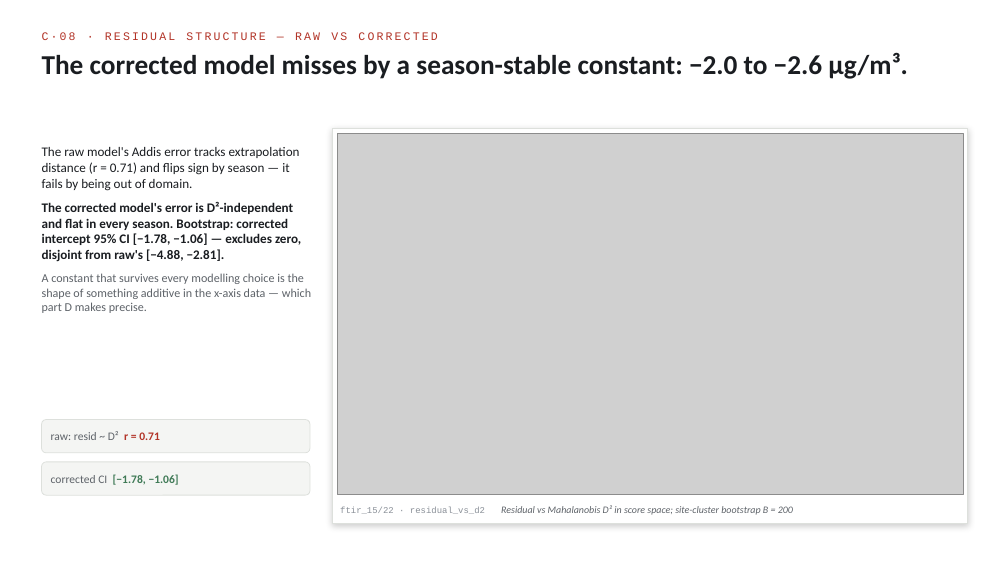
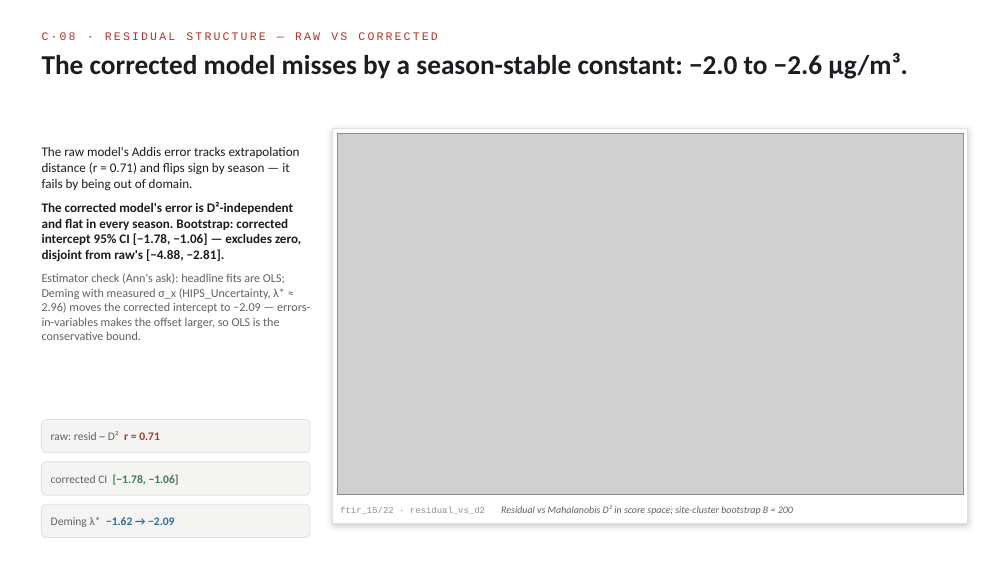
Before and after one commit to ahzs645/aethmodular, a slide deck: slide 11 of research/ftir_ec_phase3/deliverables/satoshi_deck_2026-08-13.pptx (slide 10 before the commit). Drawn at 1008x567 pixels with LibreOffice and Linux fonts; fonts in the diff are those of the drawing; grey boxes stand for pictures. Boxes give left, top, right and bottom in pixels: in the first picture for what was removed or moved away, otherwise in the second. Text is boxed around its words. In the diff, an @@ line names an element or a change of style, - is before the commit and + after.

```diff
--- a/research/ftir_ec_phase3/deliverables/satoshi_deck_2026-08-13.pptx
+++ b/research/ftir_ec_phase3/deliverables/satoshi_deck_2026-08-13.pptx
@@ text at <box>42,273,310,340</box>: text changed @@
-A constant that survives every modelling choice is the shape of something additive in the x-axis data — which part D makes precise.
+Estimator check (Ann's ask): headline fits are OLS; Deming with measured σ_x (HIPS_Uncertainty, λ* ≈ 2.96) moves the corrected intercept to −2.09 — errors-in-variables makes the offset larger, so OLS is the conservative bound.
@@ rounded rectangle added at <box>42,504,310,538</box>, fill #F4F5F3, outline #DDE0DC 0.75 pt @@
@@ text added at <box>51,517,174,527</box>, 11 pt, text #2C6E9E, bold @@
+Deming λ* −1.62 → −2.09
```
Also in this commit, not shown: 14 other slides changed, 2 slides added, 1 slide removed, 1 other file.
